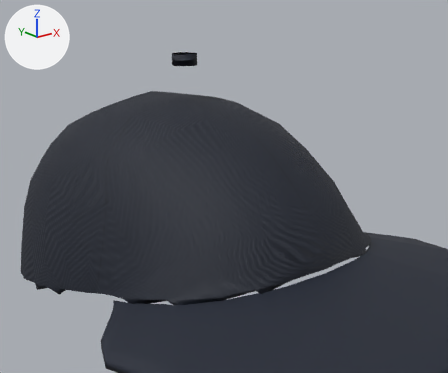
The glTF model public/avatar/items/cap_snapback.glb, before and after one commit.
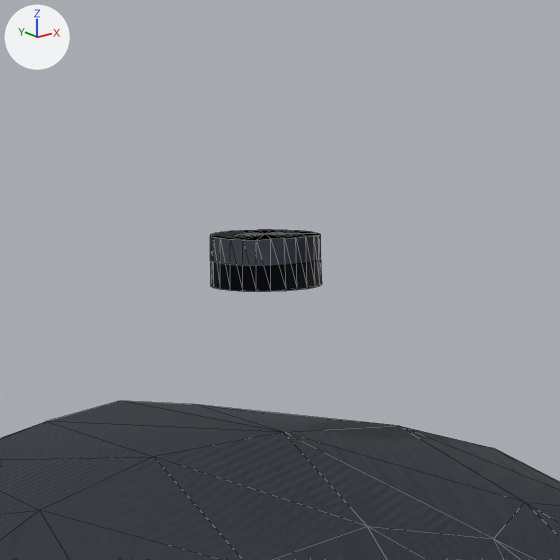
Each version is shown whole from a 50 mm lens placed at (-0.1958, -0.3253, 1.1776), pointed at (0.0026, -0.0774, 1.0785), then close up on the part from 28% to 56% of the width and 0% to 34% of the height. The lights are fixed; the arrows at upper left show +X, +Y and +Z. The older version's two pictures come first. Both versions are drawn at full value of the shape key 'style_toon' of 'cap_snapback_button'; the numbers are the values there. The close-ups show mesh edges as thin lines. Vertices at exactly the same position are counted once.

Objects in the first close-up: 'cap_snapback_button', 'cap_snapback_crown'.
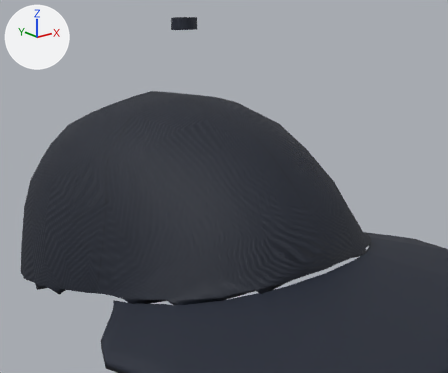
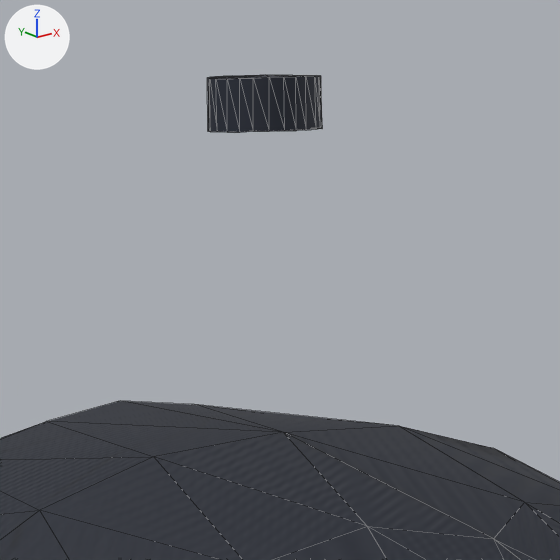
Changed parts and their boxes [x1, y1, x2, y2] in the close-ups (560 x 560 px):
'cap_snapback_button', reshaped (6% shorter)
    before: [210, 230, 322, 291]
    after: [207, 75, 322, 132]

The edits, one by one:
me_cap_snapback_button is used by ob_cap_snapback_button; location (0.0, 0.0, 0.0).
me_cap_snapback_button had 50 vertices, 96 faces and spanned x -0.0066..0.00725, y -0.05261..-0.03905, z 1.14008..1.14629.
me_cap_snapback_button now has 50 vertices, 96 faces and spans x -0.00674..0.00739, y -0.0529..-0.03978, z 1.15855..1.16504.
me_cap_snapback_button part 1: 50 of 50 vertices moved; they spanned x -0.0066..0.00725, y -0.05261..-0.03905, z 1.14008..1.14629 and now span x -0.00674..0.00739, y -0.0529..-0.03978, z 1.15855..1.16504; mean shift (0.0, -0.00042, 0.01865).
